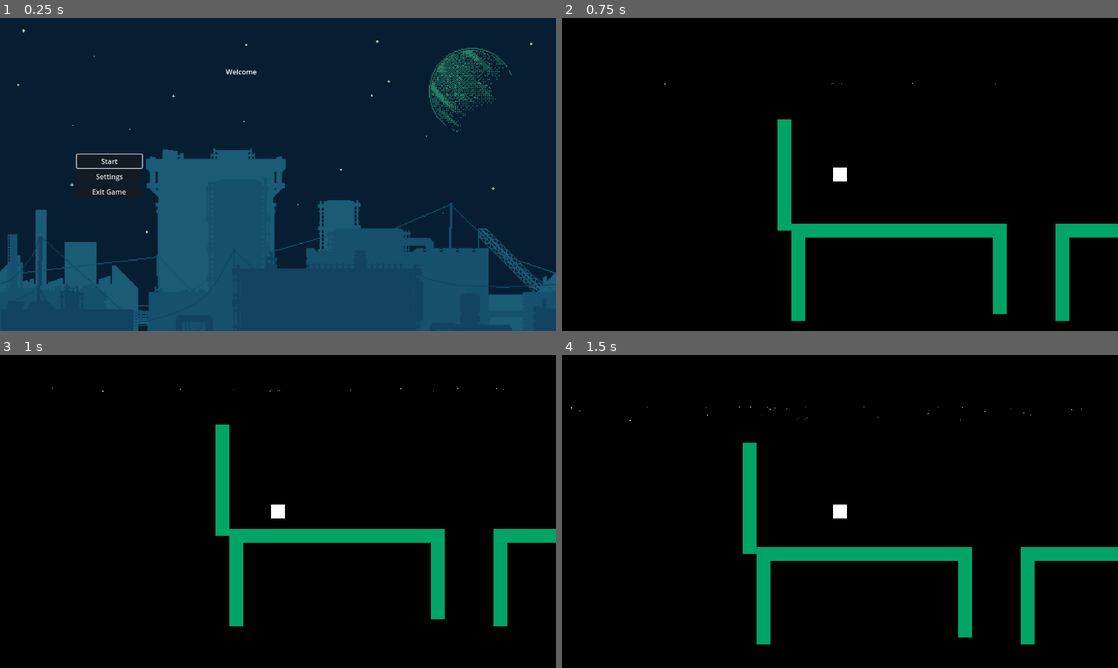
Above: before the commit, frames 1-4 (two rows, left to right).
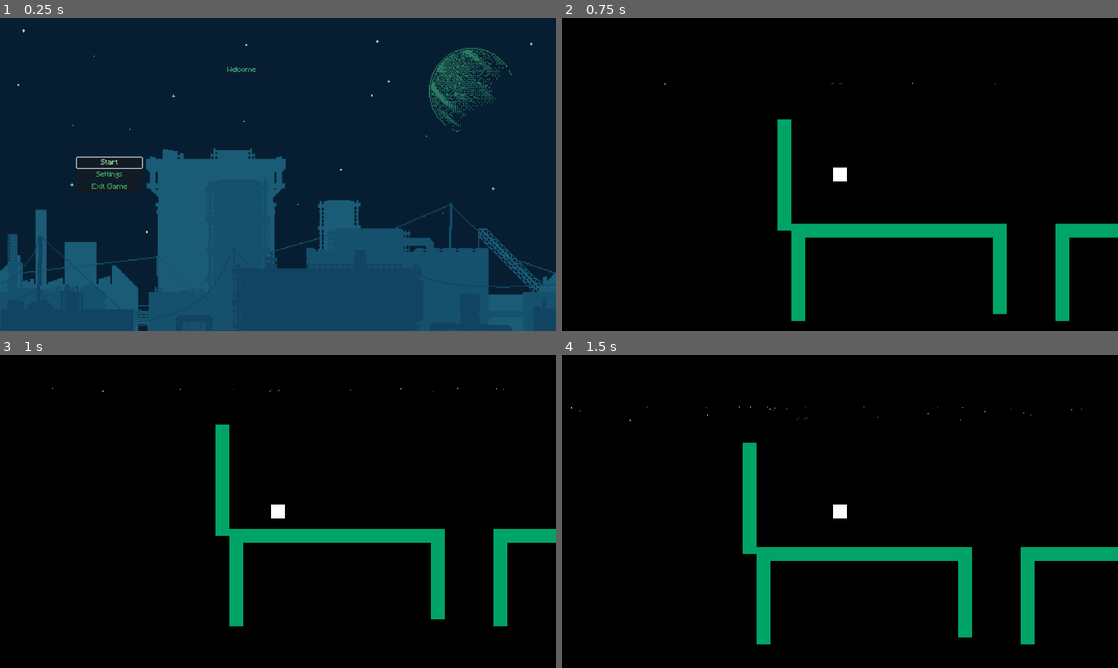
Above: after the commit, the same moments.

Repository: DEVizzent/mermelada-jam-2023
Game: Godot game, scene res://Inicio/StartMenu.tscn
Two runs of this game, one before a commit and one after it. Both use one fixed random seed, a clock stepped at 60 frames per second and the inputs below.
Inputs (mouse positions are in pixels of both pictures, inside the frame that each line leads up to):
- Up to frame 1 (0.25 s): no input
- Up to frame 2 (0.75 s): click "Start" at 0.5 s
- Up to frame 3 (1 s): no input
- Up to frame 4 (1.5 s): tap Enter (ui_accept) at 1.25 s; move the mouse to (962, 495) at 1.27 s; hold Right (ui_right) from 1.28 s (still down); click (962, 495) at 1.42 s

The runs differ from the first frame. In frame 1, 0.4% of the frame differs, in the area x 13-47%, y 15-57%; in frame 2, nothing differs; in frame 3, nothing differs; in frame 4, nothing differs.

Commit message:
Aplicar en theme al proyecto

Diff:
--- a/project.godot
+++ b/project.godot
@@ -21,13 +21,13 @@
 
 [display]
 
-window/stretch/mode="viewport"
-
-[display]
-
 window/size/viewport_width=1280
 window/size/viewport_height=720
 window/stretch/mode="viewport"
+
+[gui]
+
+theme/custom="res://Settings/Theme/theme.tres"
 
 [input]
 
